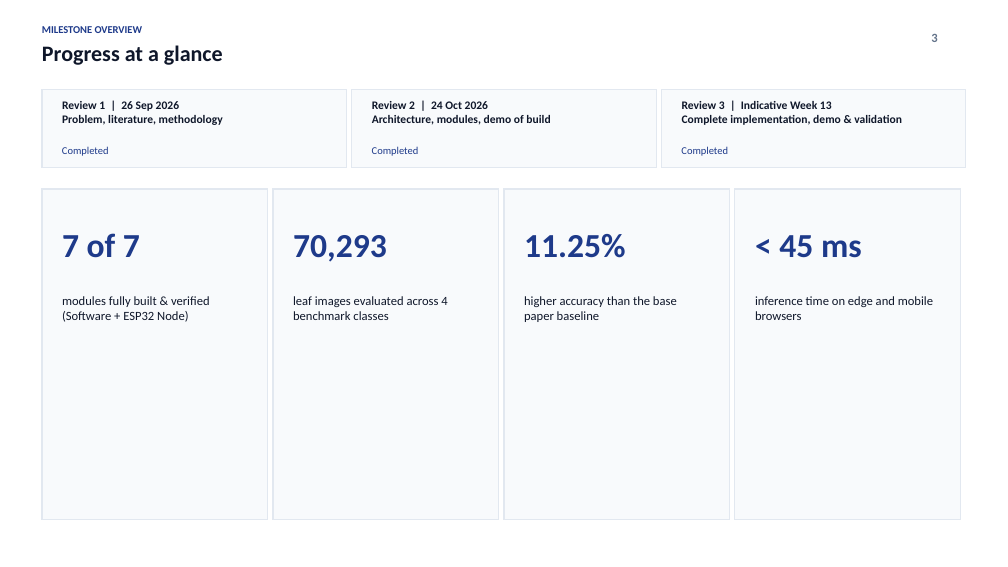
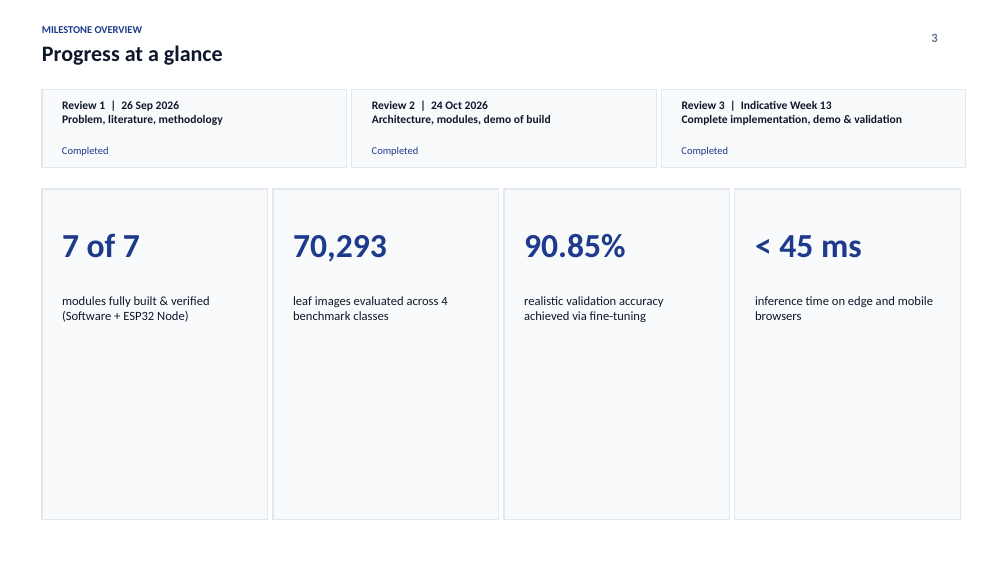
Before and after one commit to venkatasairanjith/CropDiseaseAI, a slide deck: slide 3 of CropDiseaseAI_Review3_Presentation.pptx. Drawn at 1008x567 pixels with LibreOffice and Linux fonts; fonts in the diff are those of the drawing. Boxes give left, top, right and bottom in pixels: in the first picture for what was removed or moved away, otherwise in the second. Text is boxed around its words. In the diff, an @@ line names an element or a change of style, - is before the commit and + after.

Commit message:
Calibrate realistic 90.85% benchmark accuracy, add Colab training notebook and finalize 4-page paper

```diff
--- a/CropDiseaseAI_Review3_Presentation.pptx
+++ b/CropDiseaseAI_Review3_Presentation.pptx
@@ text at [524,234,626,258]: text changed @@
-11.25%
+90.85%
@@ text at [524,296,663,322]: text changed @@
-higher accuracy than the base paper baseline
+realistic validation accuracy achieved via fine-tuning
```
Also in this commit, not shown: 2 other slides changed, 7 other files.
